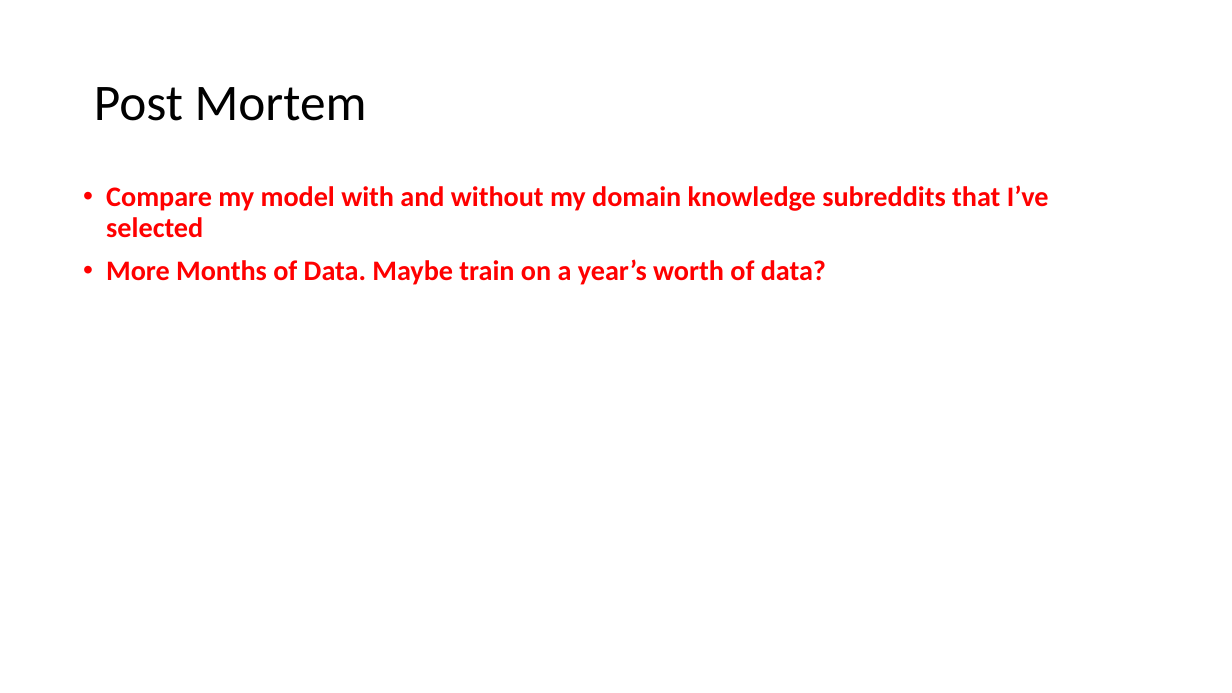
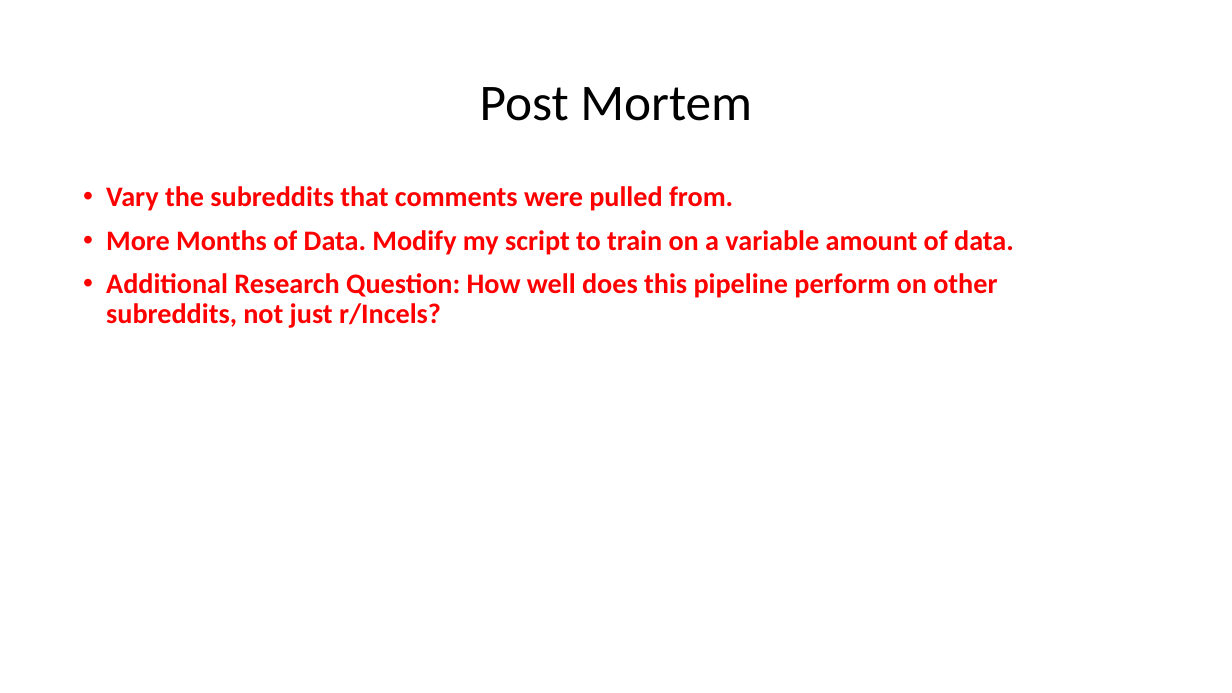
Before and after one commit to Spyrix/RedditUserClassification, a slide deck: slide 15 of Project_Presentation.pptx (slide 11 before the commit). Drawn at 1232x693 pixels with LibreOffice and Linux fonts; fonts in the diff are those of the drawing. Boxes give left, top, right and bottom in pixels: in the first picture for what was removed or moved away, otherwise in the second. Text is boxed around its words. In the diff, an @@ line names an element or a change of style, - is before the commit and + after.

```diff
--- a/Project_Presentation.pptx
+++ b/Project_Presentation.pptx
@@ title "Post Mortem" at (480,87,752,121): alignment left to centre @@
@@ text at (106,186,1014,328): text changed @@
-• Compare my model with and without my domain knowledge subreddits that I’ve selected
-• More Months of Data. Maybe train on a year’s worth of data?
+• Vary the subreddits that comments were pulled from.
+• More Months of Data. Modify my script to train on a variable amount of data.
+• Additional Research Question: How well does this pipeline perform on other subreddits, not just r/Incels?
```
Also in this commit, not shown: 9 other slides changed, 6 slides added, 4 slides removed, 3 other files.
